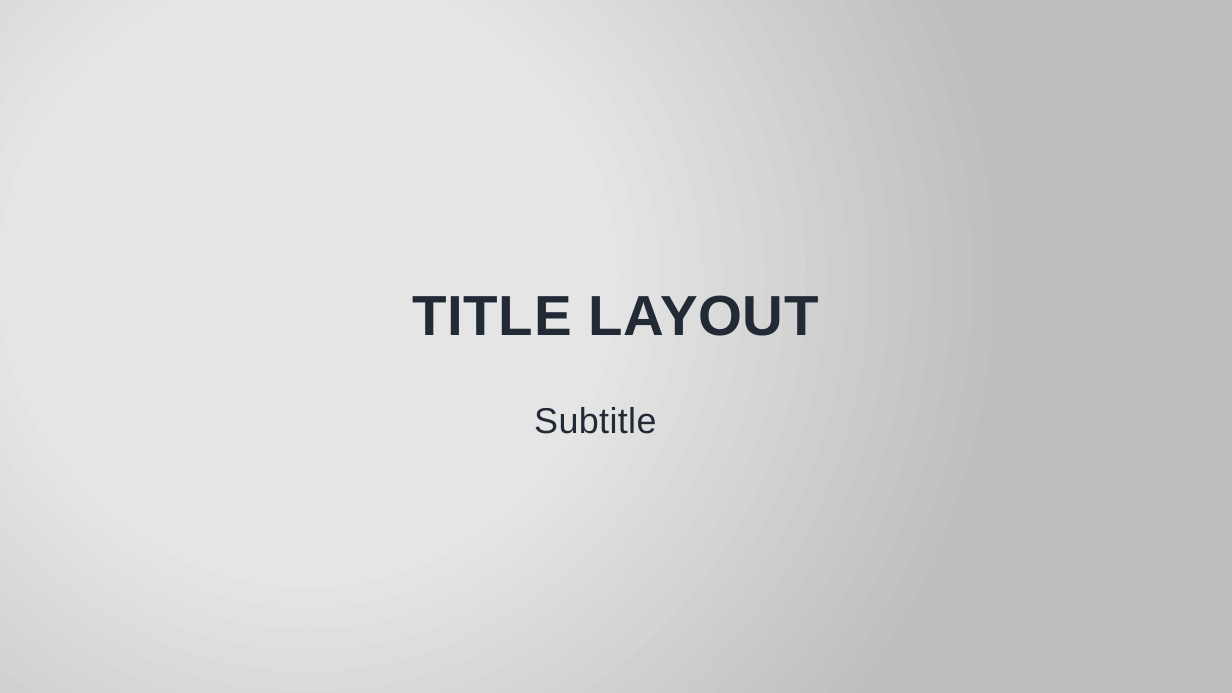
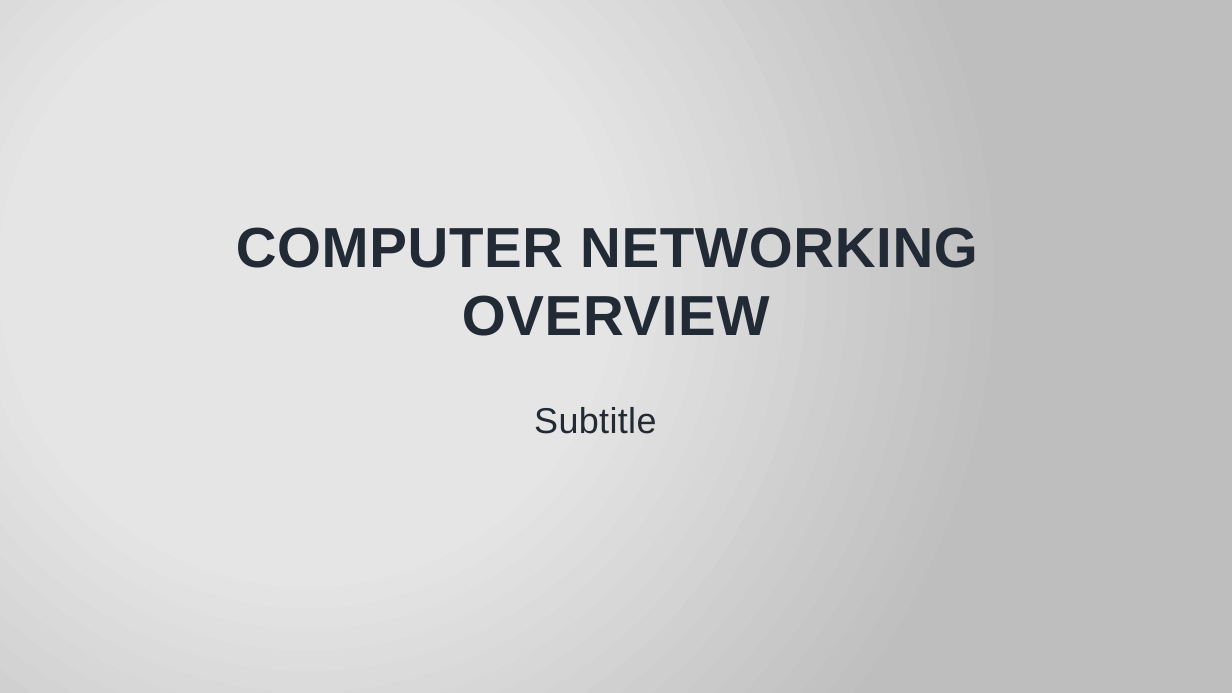
Before and after one commit to drickweed/course, a slide deck: slide 1 of Computer network/one - high level view.pptx. Drawn at 1232x693 pixels with LibreOffice and Linux fonts; fonts in the diff are those of the drawing; background and template pictures are left out. Boxes give left, top, right and bottom in pixels: in the first picture for what was removed or moved away, otherwise in the second. Text is boxed around its words. In the diff, an @@ line names an element or a change of style, - is before the commit and + after.

```diff
--- a/Computer network/one - high level view.pptx
+++ b/Computer network/one - high level view.pptx
@@ title at bbox=[236, 227, 978, 336]: text changed @@
-TITLE LAYOUT
+COMPUTER NETWORKING
+OVERVIEW
```
Also in this commit, not shown: 1 other slide changed, 1 slide added, 2 slides removed, 27 other files.
